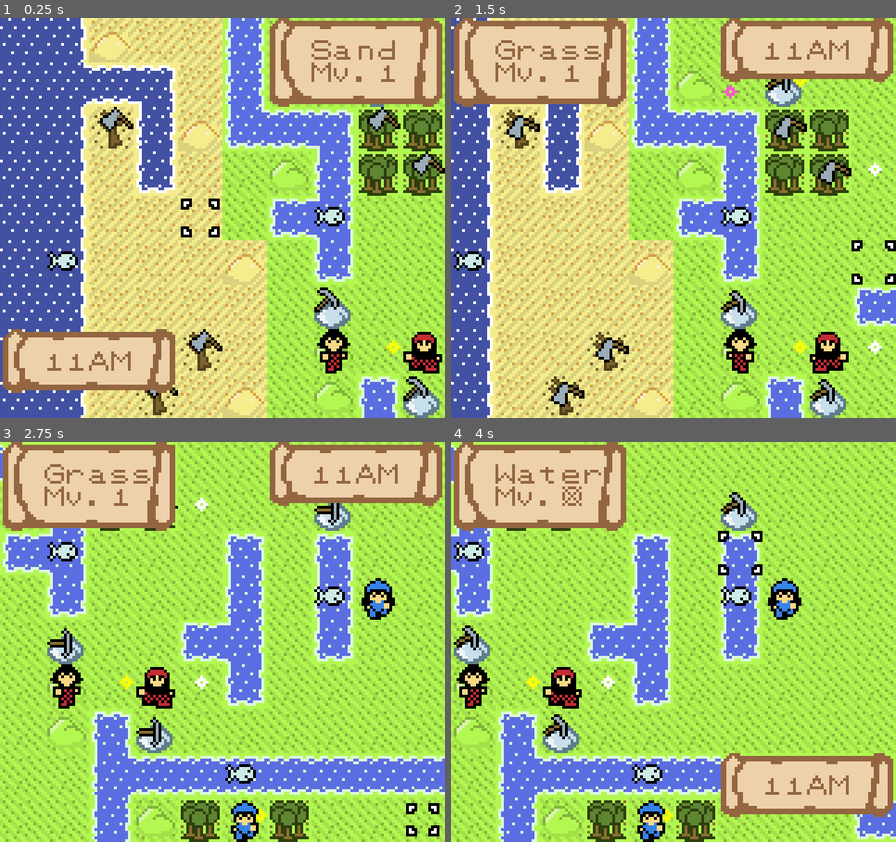
Above: before the commit, frames 1-4 (two rows, left to right).
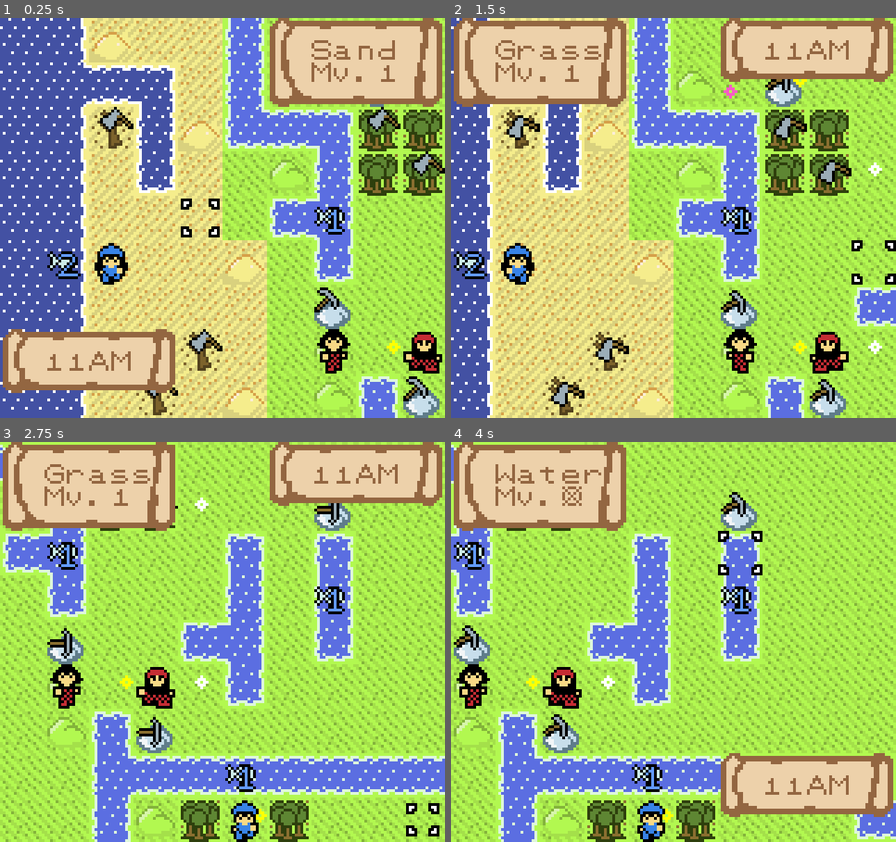
Above: after the commit, the same moments.

Repository: SummonerL/GuildBuilders
Game: Godot game, scene res://Scenes/Overworld/Overworld_Scene.tscn
Same seed, same stepped clock (60 frames per second), same inputs: the game is played once before the commit and once after it. Sound files missing from this copy of the repository are replaced by a short silence.
Inputs:
- Up to frame 1 (0.25 s): no input
- Up to frame 2 (1.5 s): tap Enter (ui_accept) at 0.5, 0.77 s; hold Right (ui_right) 0.53-1.28 s; hold Down (ui_down) from 1.28 s (still down)
- Up to frame 3 (2.75 s): tap Enter (ui_accept) at 1.52 s; release Down (ui_down) at 2.03 s; hold Right (ui_right) from 2.03 s (still down)
- Up to frame 4 (4 s): release Right (ui_right) at 2.78 s; hold Up (ui_up) 2.78-3.53 s; tap Enter (ui_accept) at 3.02, 3.77 s; hold Left (ui_left) from 3.53 s (still down)

The runs differ from the first frame. In frame 1, 0.9% of the frame differs, in the area x 12-78%, y 47-67%; in frame 2, 0.9%; in frame 3, 1.0%, in the area x 13-89%, y 25-88%; in frame 4, 1.0%.

Commit message:
add fishing spot tracker (for me)

Diff:
--- a/Autoload/Actions.gd
+++ b/Autoload/Actions.gd
@@ -9,6 +9,12 @@
 
 # bring in the global player variables
 onready var player = get_node("/root/Player_Globals")
+
+# bring in our global constants
+onready var constants = get_node("/root/Game_Constants")
+
+# have our map_actions layer, for determining more details about the tile
+onready var map_actions = get_tree().get_nodes_in_group(constants.MAP_ACTIONS_GROUP)[0]
 
 enum COMPLETE_ACTION_LIST {
 	MOVE,
@@ -49,6 +55,25 @@
 			rod = item
 
 	if (rod):
-		print('CAN FISH')
+		# determine which fishing spot the unit is targeting
+		var spot = map_actions.get_action_at_coordinates(Vector2(player.curs_pos_x, player.curs_pos_y))
+
+		# check north
+		if (spot == null):
+			spot = map_actions.get_action_at_coordinates(Vector2(player.curs_pos_x, player.curs_pos_y - 1))
+
+		# check east
+		if (spot == null):
+			spot = map_actions.get_action_at_coordinates(Vector2(player.curs_pos_x + 1, player.curs_pos_y))
+
+		# check south
+		if (spot == null):
+			spot = map_actions.get_action_at_coordinates(Vector2(player.curs_pos_x, player.curs_pos_y + 1))
+
+		# check west
+		if (spot == null):
+			spot = map_actions.get_action_at_coordinates(Vector2(player.curs_pos_x - 1, player.curs_pos_y))
+
+		print(spot)
 	else:
 		player.hud.typeTextWithBuffer(unit.CANT_FISH_WITHOUT_ROD)
--- a/Autoload/Game_Constants.gd
+++ b/Autoload/Game_Constants.gd
@@ -16,6 +16,7 @@
 const TILE_INFO_GROUP = 'tile_info'
 const TIME_OF_DAY_INFO_GROUP = 'time_of_day_info'
 const MAP_ICONS_GROUP = 'map_icons'
+const MAP_ACTIONS_GROUP = 'map_actions'
 
 const CANT_MOVE = 999999
 
--- a/Entities/Player/Units/Angler_Female.gd
+++ b/Entities/Player/Units/Angler_Female.gd
@@ -9,7 +9,7 @@
 	return unit_move_sound
 
 func unit_init():
-	unit_pos_x = 14
+	unit_pos_x = 2
 	unit_pos_y = 5
 
 	unit_id = 3
--- /dev/null
+++ b/Scenes/Overworld/Action_Tracker.gd
@@ -0,0 +1,16 @@
+extends TileMap
+
+# bring in our global action list
+onready var global_action_list = get_node("/root/Actions")
+
+const ACTIONS = {
+	0: 'FISH_SPOT_1',
+	1: 'FISH_SPOT_2',
+}
+
+func get_action_at_coordinates(vec2):
+	var tile = get_cellv(vec2)
+	if (tile >= 0):
+		return ACTIONS[get_cellv(vec2)]
+	else:
+		return null
--- a/Scenes/Overworld/Overworld_Scene.tscn
+++ b/Scenes/Overworld/Overworld_Scene.tscn
@@ -6,6 +6,30 @@
 [ext_resource path="res://Music/12PM_Loop.wav" type="AudioStream" id=4]
 [ext_resource path="res://Music/5PM_Loop.wav" type="AudioStream" id=5]
 [ext_resource path="res://Scenes/Overworld/World_Map_Icons.gd" type="Script" id=6]
+[ext_resource path="res://Scenes/Overworld/Action_Tracker.gd" type="Script" id=7]
+[ext_resource path="res://Sprites/Actions/action_tracker_sheet.png" type="Texture" id=8]
+
+[sub_resource type="TileSet" id=1]
+0/name = "Fishing_Spot_1"
+0/texture = ExtResource( 8 )
+0/tex_offset = Vector2( 0, 0 )
+0/modulate = Color( 1, 1, 1, 1 )
+0/region = Rect2( 0, 0, 16, 16 )
+0/tile_mode = 0
+0/occluder_offset = Vector2( 0, 0 )
+0/navigation_offset = Vector2( 0, 0 )
+0/shapes = [  ]
+0/z_index = 0
+1/name = "Fishing_Spot_2"
+1/texture = ExtResource( 8 )
+1/tex_offset = Vector2( 0, 0 )
+1/modulate = Color( 1, 1, 1, 1 )
+1/region = Rect2( 16, 0, 16, 16 )
+1/tile_mode = 0
+1/occluder_offset = Vector2( 0, 0 )
+1/navigation_offset = Vector2( 0, 0 )
+1/shapes = [  ]
+1/z_index = 0
 
 [node name="Overworld_Scene" type="Node2D"]
 script = ExtResource( 2 )
@@ -37,6 +61,15 @@
 tile_data = PoolIntArray( 65544, 15, 0, 131074, 16, 0, 131080, 16, 0, 196617, 16, 0, 196621, 15, 0, 262151, 14, 0, 327681, 14, 0, 327693, 14, 0, 393223, 15, 0, 458756, 16, 0, 524291, 16, 0, 524297, 15, 0, 589835, 14, 0 )
 script = ExtResource( 6 )
 
+[node name="Action_Tracker" type="TileMap" parent="." groups=[
+"map_actions",
+]]
+tile_set = SubResource( 1 )
+cell_size = Vector2( 16, 16 )
+format = 1
+tile_data = PoolIntArray( 262151, 0, 0, 327681, 1, 0, 327693, 0, 0, 589835, 0, 0 )
+script = ExtResource( 7 )
+
 [node name="12PM_Loop" type="AudioStreamPlayer" parent="."]
 stream = ExtResource( 4 )
 volume_db = -8.0
Not shown: 1 places in Scenes/Overworld/Overworld_Scene.tscn that only renumber resources
Binary file added: Sprites/Actions/action_tracker_sheet.png
Not shown, added: Sprites/Actions/action_tracker_sheet.png.import
